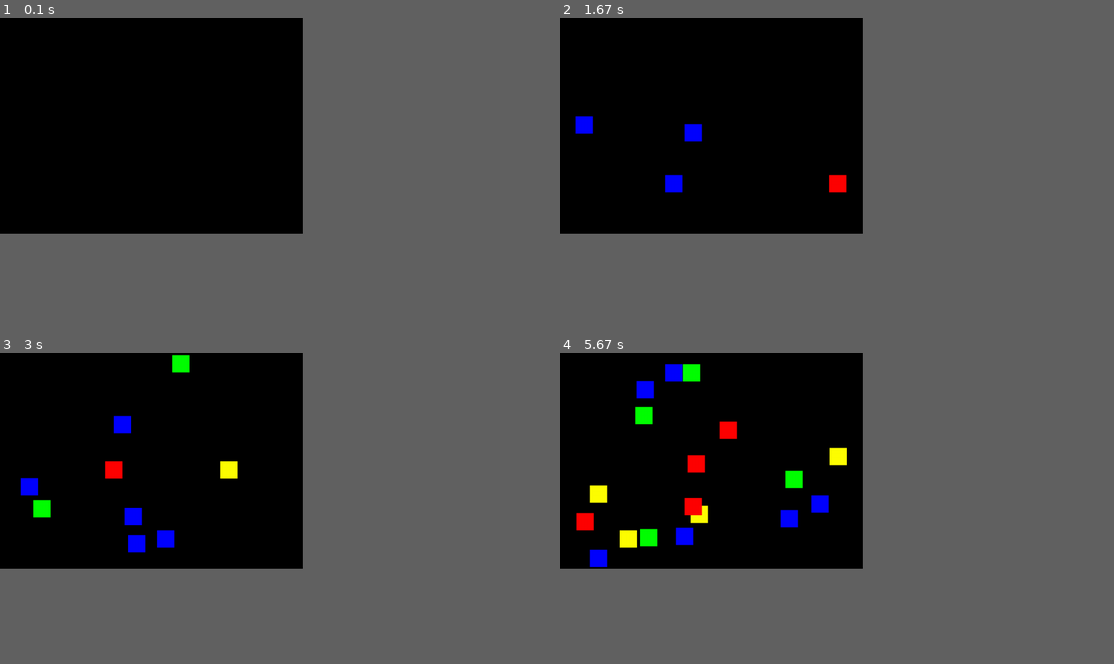
Above: before the commit, frames 1-4 (two rows, left to right).
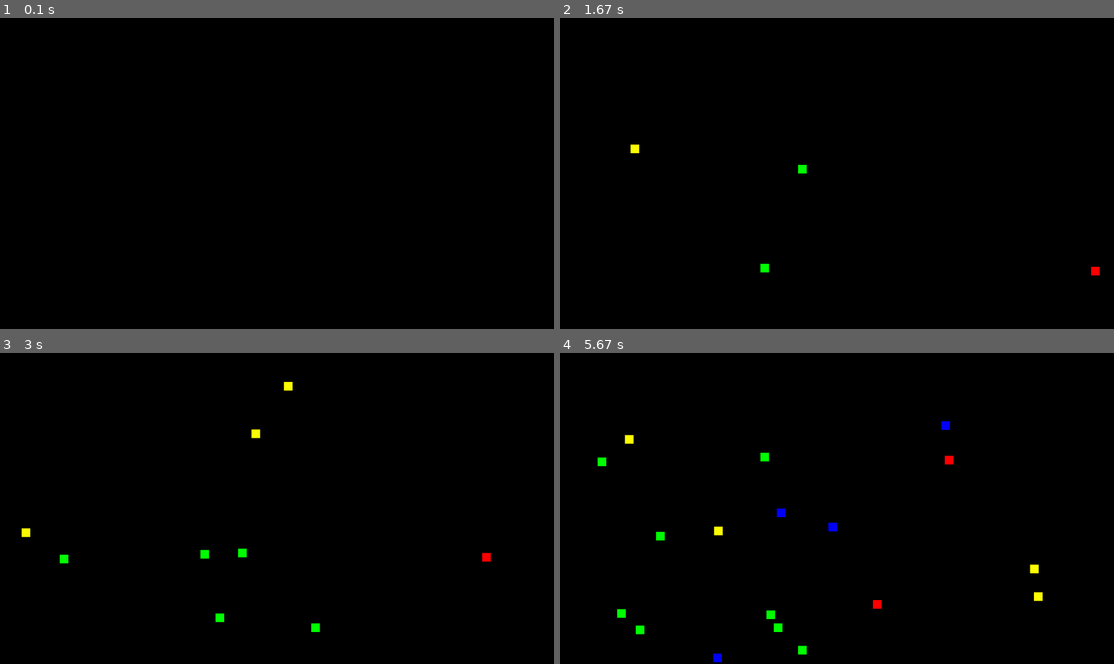
Above: after the commit, the same moments.

Repository: Domroon/pygame-experiments
Game: pygame game, started from myExperiments/experiments.py
Same seed, same stepped clock (60 frames per second), same inputs: the game is played once before the commit and once after it.
Inputs:
- Up to frame 1 (0.1 s): no input
- Up to frame 2 (1.67 s): tap Space at 0.33, 0.73, 1.03, 1.23, 1.57 s
- Up to frame 3 (3 s): tap Space at 1.87, 2.07, 2.37, 2.63, 2.97 s
- Up to frame 4 (5.67 s): tap Space at 3.27, 3.4, 3.8, 4.1, 4.47, 4.87, 5.17, 5.37 s
In our replay, the window is 492x351 before the commit and 900x506 after it. These sizes can differ from the game's own. Grey fills any space a smaller window leaves; there, only what the larger window draws over its background counts as a difference.

The runs differ from the first frame. In frame 1, only the window size differs. In frame 2, 0.9% of the frame differs, in the area x 2-98%, y 31-83%; in frame 3, 2.1%; in frame 4, 4.1%, in the area x 2-88%, y 3-100%.

Commit message:
not every hit with wall change color

Diff:
--- a/myExperiments/experiments.py
+++ b/myExperiments/experiments.py
@@ -3,8 +3,8 @@
 
 pygame.init()
 
-screenWidth = 700
-screenHeight = 500
+screenWidth = 1280
+screenHeight = 720
 
 window = pygame.display.set_mode((screenWidth, screenHeight))
 
@@ -27,7 +27,7 @@
         pygame.draw.rect(window, self.color, (self.x, self.y, self.width, self.height))
 
 
-def redraw(startRect, rectangles):
+def redraw(rectangles):
     window.fill((0, 0, 0))
     # startRect.draw(window)
     for rectangle in rectangles:
@@ -38,8 +38,8 @@
     rectangles = []
 
     # define middle of the rectangle
-    rectWidth = 40
-    rectHeight = 40
+    rectWidth = 20
+    rectHeight = 20
     middleXofRect = (screenWidth-rectWidth)/2
     middleYofRect = (screenHeight-rectHeight)/2
 
@@ -80,6 +80,7 @@
         if keys[pygame.K_SPACE]:
             randomRectXvelocity = random.randint(-1, 1)
             randomRectYvelocity = random.randint(-1, 1)
+            random_color = color_list[random.randint(1, 3)]
             if randomRectXvelocity == 0 and randomRectYvelocity == 0:
                 randomRectXvelocity += 1
                 randomRectYvelocity += 1
@@ -92,30 +93,26 @@
         # startRect.x += startRect.x_velocity
         # startRect.y += startRect.y_velocity
 
-        hit_wall = False
         # calculations for other rectangles
         for rectangle in rectangles:
             rectangle.x += rectangle.x_velocity
             rectangle.y += rectangle.y_velocity
             if rectangle.y == topScreenBorder:
                 rectangle.y_velocity *= -1
-                hit_wall = True
-            elif rectangle.x == rightScreenBorder:
+            if rectangle.x == rightScreenBorder:
                 rectangle.x_velocity *= -1
-                hit_wall = True
-            elif rectangle.y == bottomScreenBorder:
+            if rectangle.y == bottomScreenBorder:
                 rectangle.y_velocity *= -1
-                hit_wall = True
-            elif rectangle.x == leftScreenBorder:
+            if rectangle.x == leftScreenBorder:
                 rectangle.x_velocity *= -1
-                hit_wall = True
-            if hit_wall:
+            if rectangle.y == topScreenBorder or rectangle.y == bottomScreenBorder or rectangle.x == rightScreenBorder\
+                    or rectangle.x == leftScreenBorder:
                 rectangle.color = color_list[color_counter]
                 color_counter += 1
                 if color_counter == 4:
                     color_counter = 0
 
-        redraw(startRect, rectangles)
+        redraw(rectangles)
 
 
 if __name__ == '__main__':
